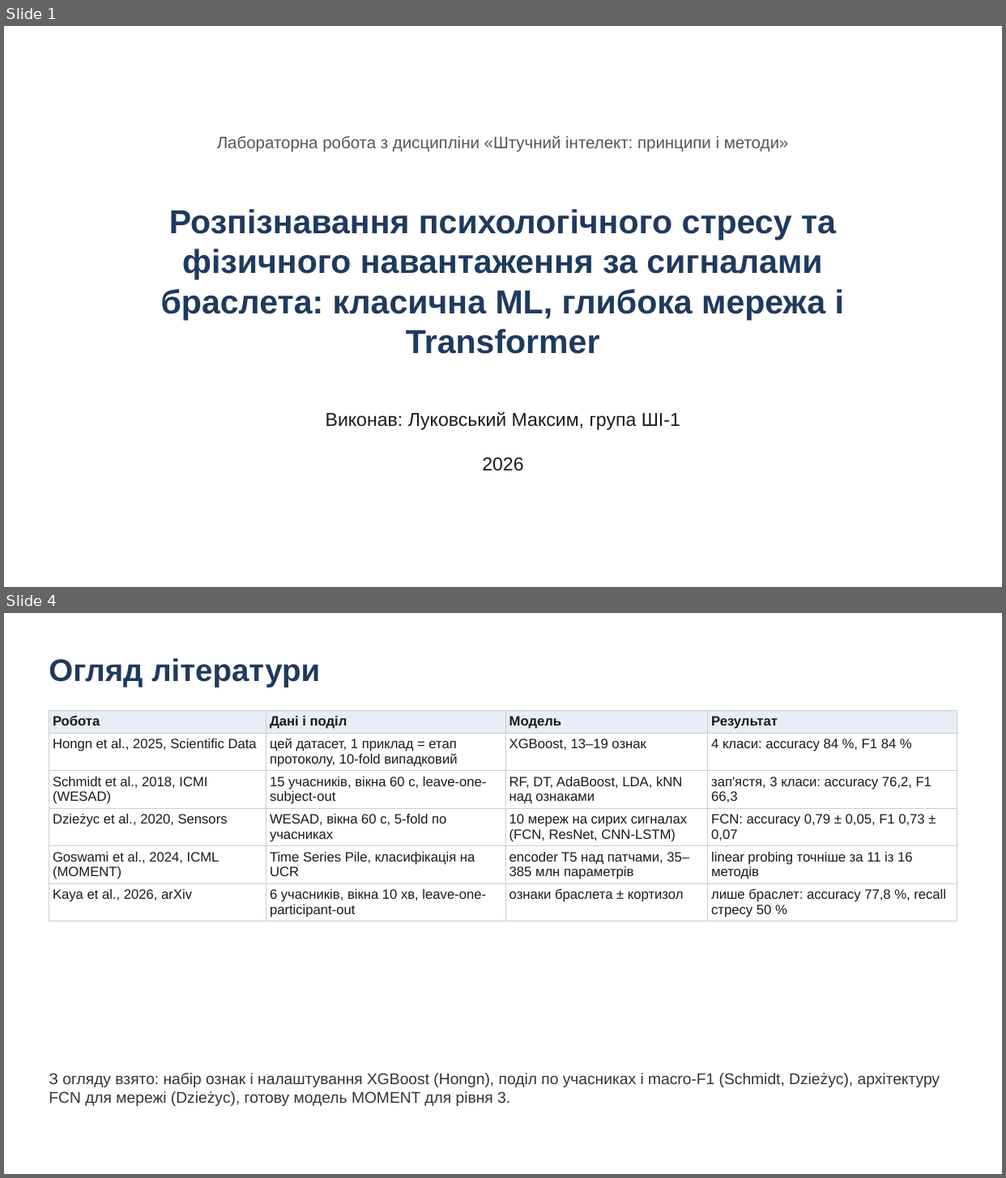
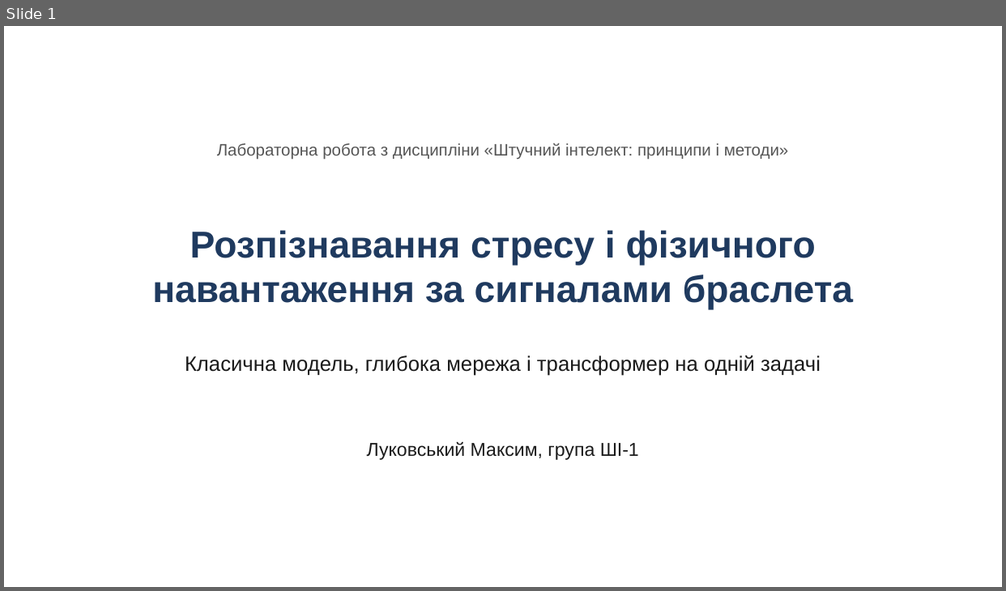
Before and after one commit to lukovskiy541/wearable-stress-exercise, a slide deck: presentation.pptx. Shown one above the other, each under a label of ours: slides 1 and 4 before the commit, slide 1 after it; the slides between them are not shown. The pictures are 1006x1178 and 1006x591 pixels, drawn with LibreOffice and Linux fonts; fonts in the diff are those of the drawing. Boxes give left, top, right and bottom in pixels: in the first picture for what was removed or moved away, otherwise in the second. Text is boxed around its words. In the diff, an @@ line names an element or a change of style, - is before the commit and + after.

Commit message:
Simplify presentation, add speech text

```diff
--- a/presentation.pptx
+++ b/presentation.pptx
@@ slide 4 removed at bbox=[4, 613, 1002, 1174], background #FFFFFF @@
@@ text removed at bbox=[49, 658, 320, 688] @@
-Огляд літератури
@@ table removed at bbox=[49, 710, 957, 921], 6 rows, 4 columns @@
-Робота | Дані і поділ | Модель | Результат
-Hongn et al., 2025, Scientific Data | цей датасет, 1 приклад = етап протоколу, 10-fold випадковий | XGBoost, 13–19 ознак | 4 класи: accuracy 84 %, F1 84 %
-Schmidt et al., 2018, ICMI (WESAD) | 15 учасників, вікна 60 с, leave-one-subject-out | RF, DT, AdaBoost, LDA, kNN над ознаками | зап'ястя, 3 класи: accuracy 76,2, F1 66,3
-Dzieżyc et al., 2020, Sensors | WESAD, вікна 60 с, 5-fold по учасниках | 10 мереж на сирих сигналах (FCN, ResNet, CNN-LSTM) | FCN: accuracy 0,79 ± 0,05, F1 0,73 ± 0,07
-Goswami et al., 2024, ICML (MOMENT) | Time Series Pile, класифікація на UCR | encoder T5 над патчами, 35–385 млн параметрів | linear probing точніше за 11 із 16 методів
-Kaya et al., 2026, arXiv | 6 учасників, вікна 10 хв, leave-one-participant-out | ознаки браслета ± кортизол | лише браслет: accuracy 77,8 %, recall стресу 50 %
@@ text removed at bbox=[49, 1073, 940, 1106] @@
-З огляду взято: набір ознак і налаштування XGBoost (Hongn), поділ по учасниках і macro-F1 (Schmidt, Dzieżyc), архітектуру FCN для мережі (Dzieżyc), готову модель MOMENT для рівня 3.
@@ slide 1 changed as well @@
@@ text "Лабораторна робота з дисципліни «Штучний ...": place and size @@
-text "Лабораторна робота з дисципліни «Штучний ..." at bbox=[217, 136, 789, 152]
+text "Лабораторна робота з дисципліни «Штучний ..." at bbox=[217, 143, 789, 160]
@@ text at bbox=[152, 230, 853, 310]: text changed; size 32 to 36 pt @@
-Розпізнавання психологічного стресу та фізичного навантаження за сигналами браслета: класична ML, глибока мережа і Transformer
+Розпізнавання стресу і фізичного навантаження за сигналами браслета
@@ text added at bbox=[185, 356, 820, 376], 20 pt, text #1A1A1A @@
+Класична модель, глибока мережа і трансформер на одній задачі
@@ text at bbox=[367, 442, 639, 460]: text changed @@
-Виконав: Луковський Максим, група ШІ-1
+Луковський Максим, група ШІ-1
@@ text removed at bbox=[482, 458, 523, 472] @@
-2026
```
Also in this commit, not shown: 3 other slides changed, 8 slides added, 7 other slides removed, 2 other files.
